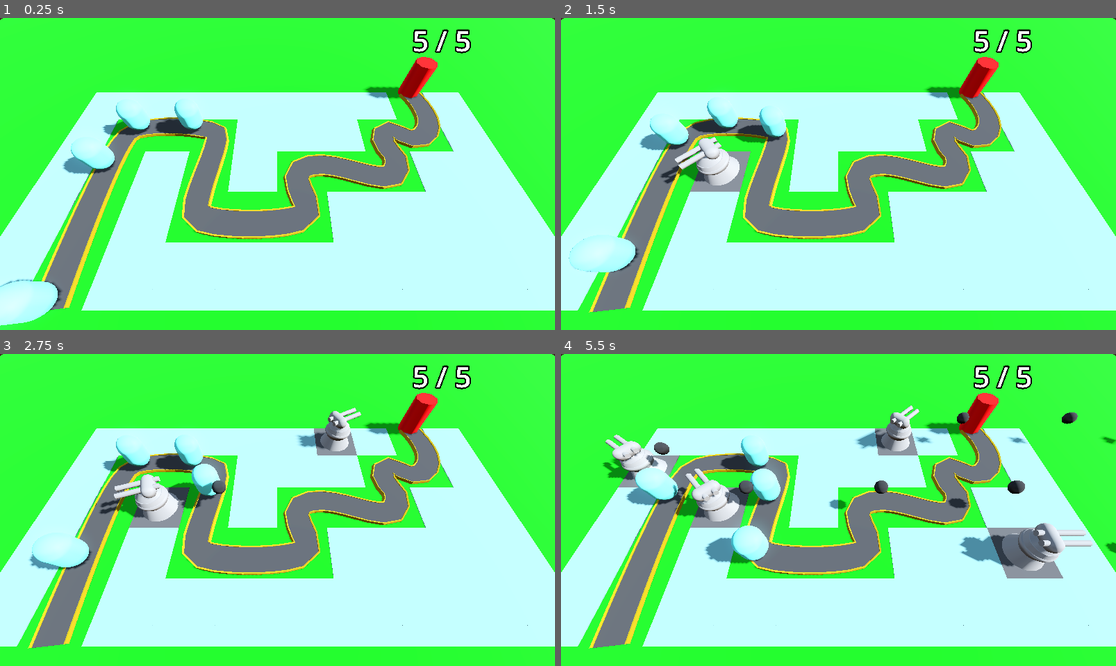
Above: before the commit, frames 1-4 (two rows, left to right).
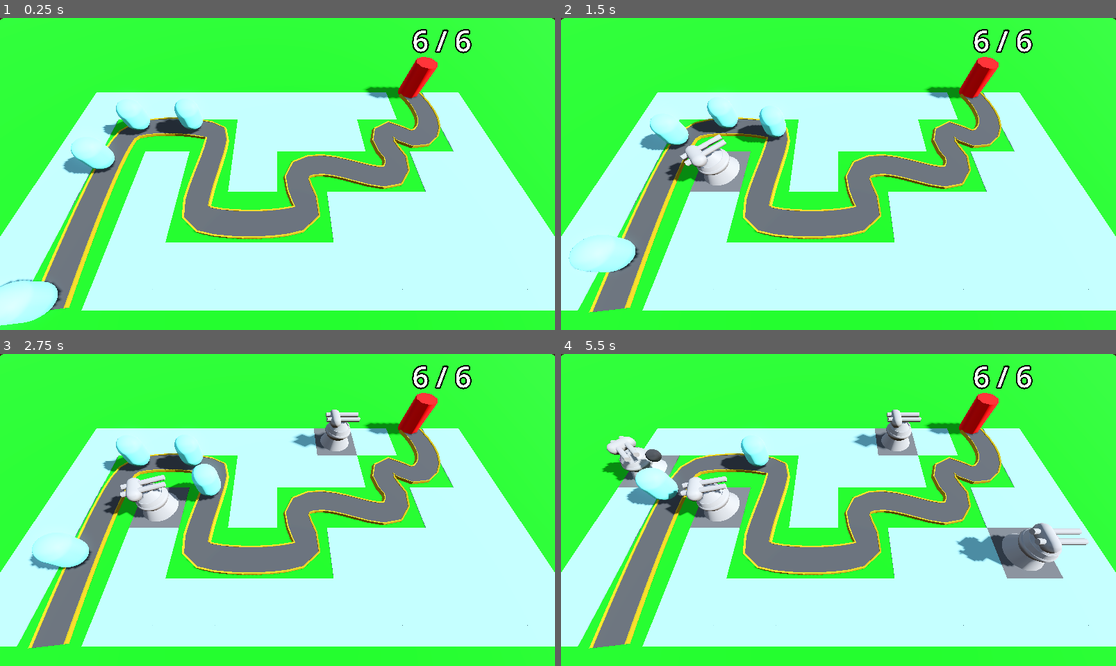
Above: after the commit, the same moments.

Repository: LunarOrbital/Barbarian-Blaster
Game: Godot game, scene res://Scenes/base_level.tscn
Same seed, same stepped clock (60 frames per second), same inputs: the game is played once before the commit and once after it.
Inputs (mouse positions are in pixels of both pictures, inside the frame that each line leads up to):
- Up to frame 1 (0.25 s): no input
- Up to frame 2 (1.5 s): move the mouse to (960, 158) at 0.52 s; click (960, 158) at 0.6 s; move the mouse to (727, 189) at 1.27 s; click (727, 189) at 1.35 s
- Up to frame 3 (2.75 s): move the mouse to (333, 441) at 2.02 s; click (333, 441) at 2.1 s
- Up to frame 4 (5.5 s): move the mouse to (810, 572) at 2.77 s; click (810, 572) at 2.85 s; move the mouse to (1005, 556) at 3.52 s; click (1005, 556) at 3.6 s; move the mouse to (672, 463) at 4.27 s; click (672, 463) at 4.35 s; move the mouse to (866, 510) at 5.02 s; click (866, 510) at 5.1 s

The runs differ from the first frame. In frame 1, 0.2% of the frame differs, in the area x 74-85%, y 3-12%; in frame 2, 0.6%; in frame 3, 1.1%; in frame 4, 4.6%, in the area x 7-100%, y 3-68%.

Commit message:
added turret targeting

Diff:
--- a/Scenes/base.tscn
+++ b/Scenes/base.tscn
@@ -7,6 +7,7 @@
 
 [node name="Base" type="Node3D" groups=["base"]]
 script = ExtResource("1_31hd7")
+max_health = 1
 
 [node name="CSGCylinder3D" type="CSGCylinder3D" parent="."]
 transform = Transform3D(1, 0, 0, 0, 1, 0, 0, 0, 1, 0, 1.75, 0)
--- a/Scenes/base_level.tscn
+++ b/Scenes/base_level.tscn
@@ -113,7 +113,7 @@
 transform = Transform3D(-0.108069465, 0, 0.9941279, 0, 1, 0, -0.9941279, 0, -0.108069465, 11.986502, 0, 13.961822)
 
 [node name="Enemy3" parent="EnemyPath\'" instance=ExtResource("2_5s04l")]
-transform = Transform3D(0.00081593, 0, 0.9999828, 0, 1, 0, -0.9999828, 0, 0.00081593, 2.0097446, 0, 14.585394)
+transform = Transform3D(0.00081592967, 0, 0.99998236, 0, 1, 0, -0.99998236, 0, 0.00081592967, 2.0097446, 0, 14.585394)
 progress = 10.0
 
 [node name="Enemy4" parent="EnemyPath\'" instance=ExtResource("2_5s04l")]
@@ -126,6 +126,7 @@
 
 [node name="Base" parent="." instance=ExtResource("3_577fb")]
 transform = Transform3D(1, 0, 0, 0, 1, 0, 0, 0, 1, -7.9193506, 0, -14.29299)
+max_health = 6
 
 [node name="RayPickerCamera" parent="." node_paths=PackedStringArray("gridMap", "turret_manager") instance=ExtResource("4_l7ey7")]
 transform = Transform3D(-1.49011585e-08, -0.86602545, 0.49999994, -2.5809566e-08, 0.49999994, 0.86602545, -1, 8.881784e-16, -2.980232e-08, 11, 15, 0)
--- a/Scenes/enemy.tscn
+++ b/Scenes/enemy.tscn
@@ -10,6 +10,10 @@
 radius = 1.0
 height = 3.0
 
+[sub_resource type="CapsuleShape3D" id="CapsuleShape3D_hghv2"]
+radius = 1.1
+height = 2.975
+
 [node name="Enemy" type="PathFollow3D"]
 transform = Transform3D(-0.108069256, 0, 0.994126, 0, 1, 0, -0.994126, 0, -0.108069256, 0, 0, 0)
 loop = false
@@ -19,3 +23,10 @@
 [node name="EnemyMesh" type="MeshInstance3D" parent="."]
 transform = Transform3D(1, 0, 0, 0, 1, 0, 0, 0, 1, 0, 1.8133184, 0)
 mesh = SubResource("CapsuleMesh_ne65n")
+
+[node name="EnemyArea3d" type="Area3D" parent="." groups=["Enemy_area"]]
+transform = Transform3D(0.99999994, 2.765584e-08, -7.450581e-09, -1.9557774e-08, 0.9999998, 3.7252903e-08, 2.2351742e-08, -4.4881983e-09, 0.9999998, 0, 0, 0)
+
+[node name="CollisionShape3D" type="CollisionShape3D" parent="EnemyArea3d"]
+transform = Transform3D(0.99999994, 0, 0, 0, 1, 0, 0, 0, 0.99999994, 0, 1.8374999, 0)
+shape = SubResource("CapsuleShape3D_hghv2")
--- a/Scenes/t_projectile.tscn
+++ b/Scenes/t_projectile.tscn
@@ -15,6 +15,7 @@
 [node name="TProjectile" type="Area3D"]
 top_level = true
 script = ExtResource("1_0fja1")
+speed = null
 
 [node name="MeshInstance3D" type="MeshInstance3D" parent="."]
 mesh = SubResource("SphereMesh_0fja1")
@@ -27,4 +28,5 @@
 one_shot = true
 autostart = true
 
+[connection signal="area_entered" from="." to="." method="_on_area_entered"]
 [connection signal="timeout" from="Timer" to="." method="_on_timer_timeout"]
--- a/Scenes/turret.tscn
+++ b/Scenes/turret.tscn
@@ -29,6 +29,7 @@
 height = 3.0
 
 [node name="Turret" type="Node3D"]
+transform = Transform3D(-1, 0, -8.742278e-08, 0, 1, 0, 8.742278e-08, 0, -1, 0, 0, 0)
 script = ExtResource("1_hskch")
 proj = ExtResource("1_fcprl")
 
@@ -53,17 +54,17 @@
 mesh = SubResource("CylinderMesh_6spbj")
 
 [node name="TurrentHinge" type="MeshInstance3D" parent="TurretBase/MeshInstance3D2/TurretRotor"]
-transform = Transform3D(-4.371139e-08, 1, -8.940697e-08, -1, -4.371138e-08, 8.7422784e-08, 8.742279e-08, 8.940697e-08, 1, -1.0048592e-14, -0.5, -0.3999999)
+transform = Transform3D(-4.3711385e-08, 1, -8.940697e-08, -1, -4.371138e-08, 8.742278e-08, 8.7422784e-08, 8.9406974e-08, 1, -2.9802326e-08, -0.5, 0.6)
 mesh = SubResource("CapsuleMesh_pulj5")
 skeleton = NodePath("../..")
 
 [node name="MeshInstance3D3" type="MeshInstance3D" parent="TurretBase/MeshInstance3D2/TurretRotor/TurrentHinge"]
-transform = Transform3D(-4.371139e-08, -1.1920929e-07, -0.99999994, 0.99999994, -5.9604645e-08, -4.371138e-08, -5.9604645e-08, -0.9999999, 1.1920929e-07, 0.10000014, -0.2999999, 0.6999999)
+transform = Transform3D(-4.371138e-08, -1.1920928e-07, -0.99999994, 0.9999999, -5.9604638e-08, -4.3711374e-08, -5.9604645e-08, -0.9999999, 1.1920929e-07, 0.10000014, -0.29999992, -0.7)
 mesh = SubResource("CylinderMesh_ahfaj")
 skeleton = NodePath("../../..")
 
 [node name="MeshInstance3D2" type="MeshInstance3D" parent="TurretBase/MeshInstance3D2/TurretRotor/TurrentHinge"]
-transform = Transform3D(-4.371139e-08, -1.1920929e-07, -0.99999994, 0.99999994, -5.9604645e-08, -4.371138e-08, -5.9604645e-08, -0.9999999, 1.1920929e-07, 0.10000014, 0.40000007, 0.6999999)
+transform = Transform3D(-4.371138e-08, -1.1920928e-07, -0.99999994, 0.9999999, -5.9604638e-08, -4.3711374e-08, -5.9604645e-08, -0.9999999, 1.1920929e-07, 0.10000014, 0.40000004, -0.70000005)
 mesh = SubResource("CylinderMesh_ahfaj")
 skeleton = NodePath("../../..")
 
--- a/Scripts/base.gd
+++ b/Scripts/base.gd
@@ -11,6 +11,7 @@
 		label_3d.modulate = red.lerp(white, float(health)/float(max_health))
 
 func _ready() -> void:
+	#Engine.time_scale = 10
 	health = max_health
 func take_damage() -> void:
 	health -=1
--- a/Scripts/enemy.gd
+++ b/Scripts/enemy.gd
@@ -1,10 +1,18 @@
 extends PathFollow3D
+class_name enemy
 ##The speed in m/s the enemy will move
 @export var speed := 10
+@export var max_health := 50
+var health : int :
+	set(new_health):
+		health = new_health
+		if (health < 1):
+			queue_free()
+
 @onready var base2 : base = get_tree().get_first_node_in_group("base")
 # Called when the node enters the scene tree for the first time.
 func _ready() -> void:
-	pass # Replace with function body.
+	health = max_health
 
 
 # Called every frame. 'delta' is the elapsed time since the previous frame.
--- a/Scripts/t_projectile.gd
+++ b/Scripts/t_projectile.gd
@@ -7,3 +7,9 @@
 
 func _on_timer_timeout() -> void:
 	self.queue_free()
+
+
+func _on_area_entered(area: Area3D) -> void:
+	if (area.is_in_group("Enemy_area")):
+		area.get_parent().health -= 25
+		queue_free()
--- a/Scripts/turret.gd
+++ b/Scripts/turret.gd
@@ -1,16 +1,30 @@
 extends Node3D
 @export var proj: PackedScene
-@export var time := 1.0
 @onready var timer: Timer = $Timer
 @onready var enemy_path : Path3D
-
+@export var turret_range := 10.0
+var target
 #turn and look at enemy
-func  _physics_process(delta: float) -> void:
-	var enemy = enemy_path.get_children().back()
-	look_at(enemy.global_position, Vector3.UP, true)
+func  _physics_process(_delta: float) -> void:
+	target =find_best_target()
+	if (target != null):
+		look_at(target.global_position, Vector3.UP, true)
 
 func _on_timer_timeout() -> void:
-	timer.wait_time = time
-	var newProj = proj.instantiate()
-	add_child(newProj)
-	newProj.global_position = global_position + Vector3(0,2.8,-2)
+	if (target != null):
+		var newProj = proj.instantiate()
+		add_child(newProj)
+		newProj.global_position = global_position + Vector3(0,2.8,-2)
+		newProj.direction = basis.z
+
+func find_best_target() -> PathFollow3D:
+	var best_target = null
+	var best_progress = 0
+	for enemy2 in enemy_path.get_children():
+		if (enemy2 is enemy):
+			if (enemy2.progress > best_progress):
+				var dist = global_position.distance_to(enemy2.global_position)
+				if (dist<=turret_range):
+					best_target = enemy2
+					best_progress = enemy2.progress
+	return best_target
--- a/project.godot
+++ b/project.godot
@@ -18,6 +18,7 @@
 [global_group]
 
 base=""
+Enemy_area=""
 
 [input]
 
Not shown: 1 places in Scenes/enemy.tscn that only renumber resources
